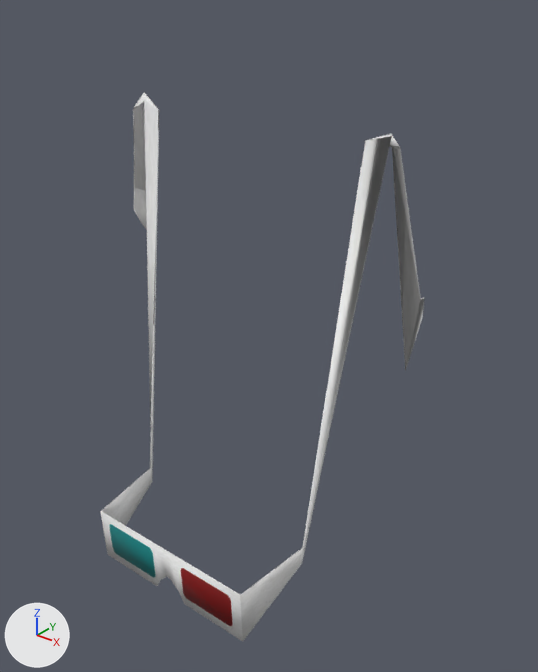
The glTF model public/models/makehuman/acc/masc/lentes3d.gltf as it was, and as the next commit left it.
Both versions are drawn from a 50 mm camera at (0.311, -0.426, 1.99) aimed at (0.025, -0.068, 1.768). Arrows for +X, +Y and +Z are at lower left; the lights stay in place. The picture after the commit comes second. Both versions are drawn at full value of the shape key 'a_orejasConejo' of 'masc_acc_lentes3d'; the numbers are the values there.

Objects in the first picture: 'masc_acc_lentes3d'.
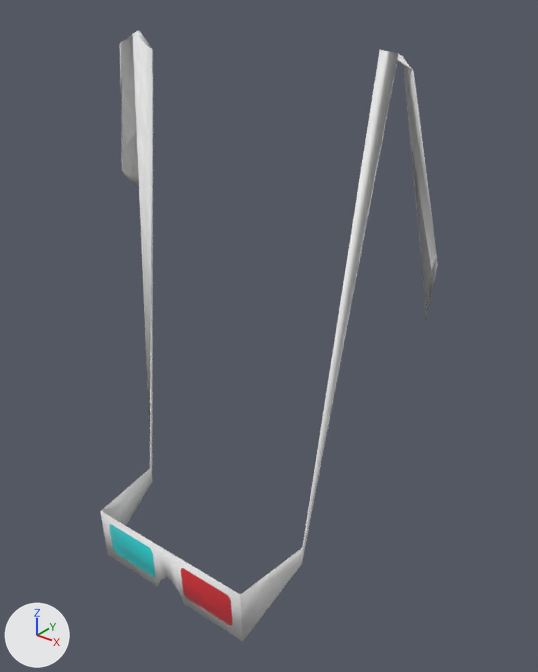
Pixel boxes (x1, y1, x2, y2) of what changed, in the pictures (538 x 672 px; the box of a moved part takes in the faces that stretch with it):
'masc_acc_lentes3d', reshaped (11% taller)
    before: (100, 92, 424, 641)
    after: (100, 30, 438, 641)
part 1 of me_3dglasses_005, moved or reshaped
    before: (133, 92, 159, 477)
    after: (119, 30, 153, 474)
part 2 of me_3dglasses_005, moved or reshaped
    before: (302, 133, 424, 562)
    after: (302, 50, 438, 562)

Edits to the bpy script that builds the scene:
```text
Change mat_acc_lentes3d:
    mat_acc_lentes3d.texture: img_acc_lentes3d -> img_acc_lentes3d  # not seen -> with its transparency
Change me_3dglasses_005:
    remove me_3dglasses_005.from_pydata(...)  # 72 vertices, 140 faces; spans x -0.126..0.124, y -0.156..-0.019, z 1.583..1.915
    add me_3dglasses_005.from_pydata(...)  # 72 vertices, 140 faces; spans x -0.133..0.131, y -0.156..-0.022, z 1.583..1.955
    me_3dglasses_005 part 1
    me_3dglasses_005.vertices[20].co: (-0.096, -0.056, 1.91) -> (-0.101, -0.058, 1.954)  # pixel (145, 101) -> pixel (133, 34)
    me_3dglasses_005.vertices[21].co: (-0.083, -0.055, 1.905) -> (-0.085, -0.056, 1.944)  # pixel (159, 110) -> pixel (153, 50)
    me_3dglasses_005.vertices[24].co: (-0.107, -0.058, 1.903) -> (-0.112, -0.061, 1.947)  # pixel (133, 110) -> pixel (119, 43)
    me_3dglasses_005.vertices[25].co: (-0.101, -0.051, 1.915) -> (-0.102, -0.051, 1.955)  # pixel (144, 92) -> pixel (139, 30)
    me_3dglasses_005.vertices[28].co: (-0.125, -0.048, 1.825) -> (-0.132, -0.05, 1.854)  # pixel (134, 209) -> pixel (123, 171)
    me_3dglasses_005.vertices[29].co: (-0.119, -0.032, 1.817) -> (-0.122, -0.03, 1.846)  # not seen -> pixel (153, 178)
    me_3dglasses_005.vertices[32].co: (-0.125, -0.043, 1.814) -> (-0.132, -0.044, 1.844)  # pixel (141, 221) -> pixel (131, 182)
    me_3dglasses_005.vertices[33].co: (-0.121, -0.033, 1.796) -> (-0.128, -0.036, 1.839)
    me_3dglasses_005.vertices[56].co: (-0.096, -0.056, 1.91) -> (-0.101, -0.059, 1.954)  # pixel (144, 101) -> pixel (132, 34)
    me_3dglasses_005.vertices[57].co: (-0.084, -0.055, 1.905) -> (-0.085, -0.057, 1.944)  # pixel (158, 110) -> pixel (152, 50)
    me_3dglasses_005.vertices[60].co: (-0.106, -0.058, 1.906) -> (-0.111, -0.061, 1.947)  # pixel (134, 106) -> pixel (120, 43)
    me_3dglasses_005.vertices[61].co: (-0.101, -0.052, 1.915) -> (-0.102, -0.052, 1.955)  # pixel (143, 92) -> pixel (138, 30)
    me_3dglasses_005.vertices[64].co: (-0.126, -0.049, 1.825) -> (-0.133, -0.051, 1.855)  # pixel (133, 209) -> pixel (121, 170)
    me_3dglasses_005.vertices[65].co: (-0.12, -0.033, 1.817) -> (-0.122, -0.031, 1.848)
    me_3dglasses_005.vertices[68].co: (-0.125, -0.044, 1.814) -> (-0.133, -0.046, 1.852)  # pixel (140, 221) -> pixel (127, 173)
    me_3dglasses_005.vertices[69].co: (-0.125, -0.041, 1.818) -> (-0.129, -0.039, 1.847)
    me_3dglasses_005 part 2
    me_3dglasses_005.vertices[22].co: (0.102, -0.056, 1.91) -> (0.104, -0.058, 1.952)  # pixel (391, 136) -> pixel (398, 53)
    me_3dglasses_005.vertices[23].co: (0.083, -0.053, 1.904) -> (0.091, -0.056, 1.954)  # pixel (365, 140) -> pixel (379, 49)
    me_3dglasses_005.vertices[26].co: (0.108, -0.055, 1.903) -> (0.113, -0.057, 1.944)  # pixel (400, 149) -> pixel (413, 71)
    me_3dglasses_005.vertices[27].co: (0.096, -0.046, 1.909) -> (0.1, -0.048, 1.95)  # pixel (391, 133) -> pixel (402, 57)
    me_3dglasses_005.vertices[30].co: (0.124, -0.046, 1.814) -> (0.131, -0.046, 1.847)  # pixel (420, 298) -> pixel (436, 250)
    me_3dglasses_005.vertices[31].co: (0.104, -0.019, 1.747) -> (0.115, -0.022, 1.806)  # pixel (405, 371) -> pixel (424, 295)
    me_3dglasses_005.vertices[34].co: (0.124, -0.041, 1.814) -> (0.127, -0.036, 1.823)  # pixel (424, 297) -> pixel (434, 281)
    me_3dglasses_005.vertices[35].co: (0.119, -0.031, 1.795) -> (0.119, -0.027, 1.79)  # pixel (422, 317) -> pixel (425, 323)
    me_3dglasses_005.vertices[58].co: (0.102, -0.057, 1.91) -> (0.103, -0.058, 1.953)  # pixel (391, 136) -> pixel (398, 53)
    me_3dglasses_005.vertices[59].co: (0.083, -0.053, 1.904) -> (0.091, -0.057, 1.954)  # pixel (365, 140) -> pixel (379, 49)
    me_3dglasses_005.vertices[62].co: (0.109, -0.058, 1.905) -> (0.113, -0.059, 1.945)  # pixel (400, 147) -> pixel (411, 69)
    me_3dglasses_005.vertices[63].co: (0.096, -0.047, 1.909) -> (0.101, -0.048, 1.95)  # pixel (391, 133) -> pixel (402, 56)
    me_3dglasses_005.vertices[66].co: (0.124, -0.046, 1.814) -> (0.131, -0.047, 1.847)  # pixel (420, 299) -> pixel (436, 250)
    me_3dglasses_005.vertices[67].co: (0.112, -0.025, 1.794) -> (0.116, -0.023, 1.809)  # not seen -> pixel (425, 292)
    me_3dglasses_005.vertices[70].co: (0.124, -0.041, 1.814) -> (0.13, -0.041, 1.836)  # pixel (424, 297) -> pixel (437, 264)
    me_3dglasses_005.vertices[71].co: (0.12, -0.032, 1.795) -> (0.126, -0.034, 1.834)  # pixel (422, 318) -> pixel (437, 263)
```
